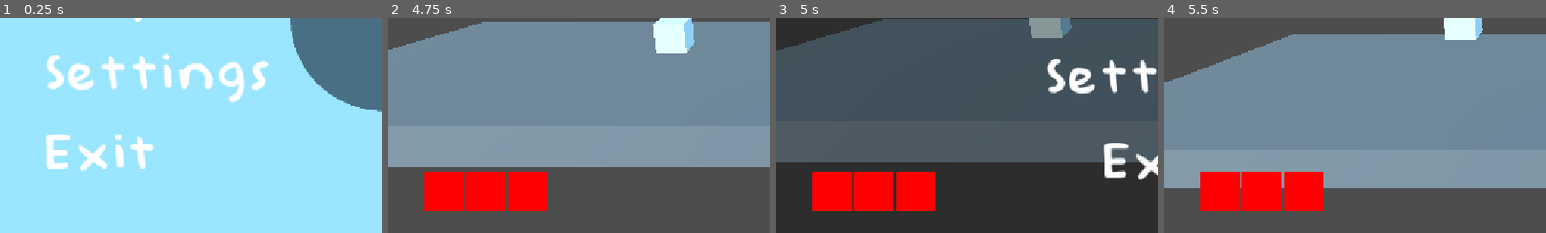
Above: before the commit, frames 1-4 (left to right).
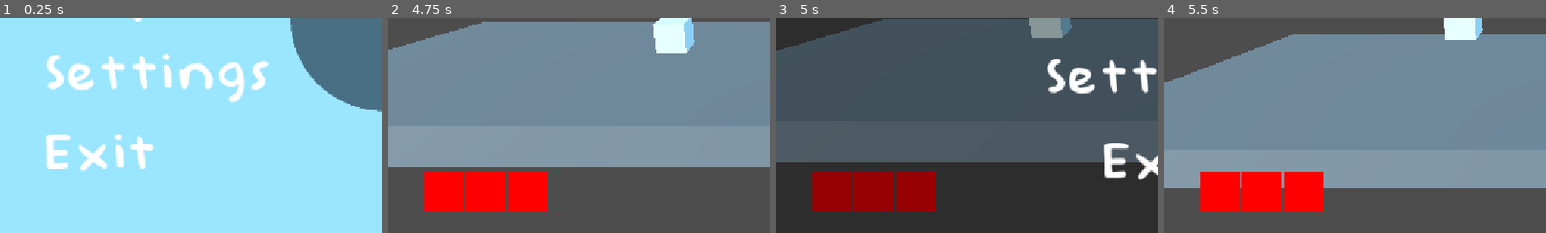
Above: after the commit, the same moments.

Repository: Nof-va/13dt1-nofo
Game: Godot game, scene res://Scenes/main_menu.tscn
The game is run twice, just before and just after one commit, with the same random seed, the same clock (stepped at 60 frames per second) and the same inputs.
Inputs:
- Up to frame 1 (0.25 s): no input
- Up to frame 2 (4.75 s): click "Settings" at 0.5 s; tap Enter (ui_accept) at 1.25, 1.52, 1.55, 1.82, 2.1, 2.27, 2.57, 3.05, 3.77, 4.07, 4.52, 4.55 s; hold D (move_right) 1.28-2.03 s; tap Shift (run) at 1.35, 2.3, 3.8 s; hold A (move_left) 2.03-2.78 s; hold D (move_right) 2.78-4.28 s; tap E (interact) at 2.85 s; tap W (move_away) at 3.6 s; hold A (move_left) from 4.28 s (still down); tap S (move_toward) at 4.35 s
- Up to frame 3 (5 s): keep holding A (move_left); tap Enter (ui_accept) at 4.82 s; tap Escape (pause) at 4.9 s
- Up to frame 4 (5.5 s): release A (move_left) at 5 s; click "Resume" at 5 s
The pictures show only the part of the screen within x 0-50%, y 50-100%; the shares and areas given below are measured in that part.

Frames 1-2 are identical in both runs. In frame 3, 5.7% of the frame differs, in the area x 9-42%, y 71-90%; in frame 4, nothing differs.

Commit message:
Pause fixes

Diff:
--- a/13dt1-big-project/Scenes/gameplay_2.tscn
+++ b/13dt1-big-project/Scenes/gameplay_2.tscn
@@ -21,51 +21,53 @@
 
 [node name="Node3D" type="Node3D"]
 
-[node name="DirectionalLight3D" type="DirectionalLight3D" parent="."]
+[node name="Pausable" type="Node3D" parent="."]
+
+[node name="Player" parent="Pausable" instance=ExtResource("1_x1mtq")]
+transform = Transform3D(1, 0, 0, 0, 1, 0, 0, 0, 1, -5.10576, 2.94682, -3.26642)
+
+[node name="DirectionalLight3D" type="DirectionalLight3D" parent="Pausable"]
 transform = Transform3D(0.536563, 0.25173, -0.805439, 1.12812e-08, 0.95447, 0.298308, 0.84386, -0.160061, 0.512133, -7.45239, 7.95387, 12.1655)
 
-[node name="Player" parent="." instance=ExtResource("1_x1mtq")]
-transform = Transform3D(1, 0, 0, 0, 1, 0, 0, 0, 1, -5.10576, 2.94682, -3.26642)
-
-[node name="Platform" type="StaticBody3D" parent="."]
+[node name="Platform" type="StaticBody3D" parent="Pausable"]
 transform = Transform3D(1, 0, 0, 0, 1, 0, 0, 0, 1, 0, 0, -2.67251)
 metadata/_edit_group_ = true
 
-[node name="MeshInstance3D" type="MeshInstance3D" parent="Platform"]
+[node name="MeshInstance3D" type="MeshInstance3D" parent="Pausable/Platform"]
 transform = Transform3D(19.3251, 0, 0, 0, 1, 0, 0, 0, 7.2974, 0, 0, 0)
 mesh = SubResource("BoxMesh_wmg1i")
 skeleton = NodePath("")
 
-[node name="CollisionShape3D" type="CollisionShape3D" parent="Platform"]
+[node name="CollisionShape3D" type="CollisionShape3D" parent="Pausable/Platform"]
 transform = Transform3D(1, 0, 0, 0, 1, 0, 0, 0, 1, -0.0015564, 0, -0.000335693)
 shape = SubResource("BoxShape3D_cdv5c")
 
-[node name="SideWall" type="StaticBody3D" parent="."]
+[node name="SideWall" type="StaticBody3D" parent="Pausable"]
 
-[node name="CollisionShape3D" type="CollisionShape3D" parent="SideWall"]
+[node name="CollisionShape3D" type="CollisionShape3D" parent="Pausable/SideWall"]
 transform = Transform3D(1, 0, 0, 0, 1, 0, 0, 0, 1, 26.8515, -4.65787, 1.35647)
 shape = SubResource("BoxShape3D_wp4n3")
 
-[node name="SideWall2" type="StaticBody3D" parent="."]
+[node name="SideWall2" type="StaticBody3D" parent="Pausable"]
 transform = Transform3D(1, 0, 0, 0, 1, 0, 0, 0, 1, 0, 0, -7.9481)
 
-[node name="CollisionShape3D" type="CollisionShape3D" parent="SideWall2"]
+[node name="CollisionShape3D" type="CollisionShape3D" parent="Pausable/SideWall2"]
 transform = Transform3D(1, 0, 0, 0, 1, 0, 0, 0, 1, 35.3588, -4.65787, 1.35647)
 shape = SubResource("BoxShape3D_6rvdd")
 
-[node name="Checkpoint" parent="." instance=ExtResource("2_n4ay3")]
+[node name="Checkpoint" parent="Pausable" instance=ExtResource("2_n4ay3")]
 transform = Transform3D(1, 0, 0, 0, 1, 0, 0, 0, 1, -5.10576, 0, -3.26642)
 
-[node name="DeathZone" type="Area3D" parent="." groups=["Player"]]
+[node name="DeathZone" type="Area3D" parent="Pausable" groups=["Player"]]
 transform = Transform3D(1, 0, 0, 0, 1, 0, 0, 0, 1, 0.520016, -3.88358, 0)
 script = ExtResource("4_xq66o")
 metadata/_edit_group_ = true
 
-[node name="CollisionShape3D" type="CollisionShape3D" parent="DeathZone"]
+[node name="CollisionShape3D" type="CollisionShape3D" parent="Pausable/DeathZone"]
 transform = Transform3D(1, 0, 0, 0, 1, 0, 0, 0, 1, -4.74172, 0.6, -3.9855)
 shape = SubResource("BoxShape3D_cq8k4")
 
-[node name="Area3D" parent="." instance=ExtResource("4_o6p6b")]
+[node name="Area3D" parent="Pausable" instance=ExtResource("4_o6p6b")]
 transform = Transform3D(1, 0, 0, 0, 1, 0, 0, 0, 1, 3.05365, 1.33199, -3.94457)
 
-[connection signal="body_entered" from="DeathZone" to="DeathZone" method="_on_body_entered"]
+[connection signal="body_entered" from="Pausable/DeathZone" to="Pausable/DeathZone" method="_on_body_entered"]
--- a/13dt1-big-project/Scenes/in_game_menu.tscn
+++ b/13dt1-big-project/Scenes/in_game_menu.tscn
@@ -18,6 +18,7 @@
 [sub_resource type="StyleBoxEmpty" id="StyleBoxEmpty_lgl56"]
 
 [node name="CanvasLayer" type="CanvasLayer"]
+script = ExtResource("2_2rnyg")
 
 [node name="Control" type="Control" parent="."]
 layout_mode = 3
@@ -75,7 +76,6 @@
 theme_override_styles/pressed = SubResource("StyleBoxEmpty_fu121")
 theme_override_styles/normal = SubResource("StyleBoxEmpty_lgl56")
 text = "Resume"
-script = ExtResource("2_2rnyg")
 
 [node name="MarginContainer" type="MarginContainer" parent="Control/VBoxContainer"]
 custom_minimum_size = Vector2(0, 37.67)
@@ -135,6 +135,6 @@
 mouse_force_pass_scroll_events = false
 color = Color(0, 0, 0, 0.411765)
 
-[connection signal="pressed" from="Control/VBoxContainer/Resume" to="Control/VBoxContainer/Resume" method="_on_pressed"]
+[connection signal="pressed" from="Control/VBoxContainer/Resume" to="." method="_on_pressed"]
 [connection signal="pressed" from="Control/VBoxContainer/Settingsbtn" to="Control/VBoxContainer/Settingsbtn" method="_on_pressed"]
 [connection signal="pressed" from="Control/VBoxContainer/Exitbtn" to="Control/VBoxContainer/Exitbtn" method="_on_pressed"]
--- a/13dt1-big-project/Scenes/player_body.tscn
+++ b/13dt1-big-project/Scenes/player_body.tscn
@@ -21,7 +21,7 @@
 
 [node name="Node3D" type="CharacterBody3D" node_paths=PackedStringArray("something") groups=["Player"]]
 script = ExtResource("1_qyis3")
-something = NodePath("CanvasLayer/Control")
+something = NodePath("Control")
 
 [node name="MeshInstance3D" type="MeshInstance3D" parent="."]
 mesh = SubResource("BoxMesh_dd1i8")
@@ -38,6 +38,4 @@
 
 [node name="Camera3D" type="Camera3D" parent="controller/target"]
 
-[node name="CanvasLayer" type="CanvasLayer" parent="."]
-
-[node name="Control" parent="CanvasLayer" instance=ExtResource("2_rg6xc")]
+[node name="Control" parent="." instance=ExtResource("2_rg6xc")]
--- a/13dt1-big-project/Scripts/hud_hearts.gd
+++ b/13dt1-big-project/Scripts/hud_hearts.gd
@@ -11,11 +11,6 @@
 		add_life()
 
 
-# Called every frame. 'delta' is the elapsed time since the previous frame.
-func _process(delta: float) -> void:
-	pass
-
-
 func add_life():
 	var hearts = single_heart.instantiate()
 	$Hearts.add_child(hearts)
--- a/13dt1-big-project/Scripts/item_button.gd
+++ b/13dt1-big-project/Scripts/item_button.gd
@@ -10,7 +10,7 @@
 
 
 # Called every frame. 'delta' is the elapsed time since the previous frame.
-func _process(delta: float) -> void:
+func _process(_delta: float) -> void:
 	if Input.is_action_just_pressed("interact") and check == true:
 		$AnimationPlayer.play("button_pressed")
 
--- a/13dt1-big-project/Scripts/playerbody.gd
+++ b/13dt1-big-project/Scripts/playerbody.gd
@@ -13,33 +13,34 @@
 
 	var menu = menu_pack.instantiate()
 	var tree = get_tree()
+	var pause_is = false
 
-	if Input.is_action_just_pressed("pause") and Global.able_move == true:
-		get_parent().get_parent().add_child(menu)
-		Input.set_mouse_mode(Input.MOUSE_MODE_VISIBLE)
-		tree.paused = !tree.paused
-
+	if Input.is_action_just_pressed("pause"):
+		if pause_is == false:
+			get_parent().get_parent().add_child(menu)
+			Input.set_mouse_mode(Input.MOUSE_MODE_VISIBLE)
+			tree.paused = !tree.paused
 
 	# Add the gravity.
 	if not is_on_floor():
 		velocity += get_gravity() * delta
 		speed = 5
 
-	if Input.is_action_just_pressed("run") and is_on_floor() and Global.able_move == true:
+	if Input.is_action_just_pressed("run") and is_on_floor():
 		speed += 5
 
 	if Input.is_action_just_released("run"):
 		speed -= 5
 
 	# Handle jump.
-	if Input.is_action_just_pressed("ui_accept") and is_on_floor() and Global.able_move == true:
+	if Input.is_action_just_pressed("ui_accept") and is_on_floor():
 		velocity.y = JUMP_VELOCITY
 
 	# Get the input direction and handle the movement/deceleration.
 	# As good practice, you should replace UI actions with custom gameplay actions.
 	var input_dir = Input.get_vector("move_left", "move_right", "move_away", "move_toward")
 	var direction = (transform.basis * Vector3(input_dir.x, 0, input_dir.y)).normalized()
-	if direction and Global.able_move == true:
+	if direction:
 		velocity.x = direction.x * speed
 		velocity.z = direction.z * speed
 	else:
--- a/13dt1-big-project/Scripts/resumebtn.gd
+++ b/13dt1-big-project/Scripts/resumebtn.gd
@@ -1,6 +1,6 @@
-extends Button
+extends Node
 
 func _on_pressed() -> void:
-	get_parent().get_parent().get_parent().queue_free()
-	var tree = get_parent().get_parent().get_parent().get_parent().get_tree()
+	var tree = get_parent().get_tree()
+	queue_free()
 	tree.paused = !tree.paused
Not shown, changed: .DS_Store
Not shown, changed: 13dt1-big-project/.DS_Store
